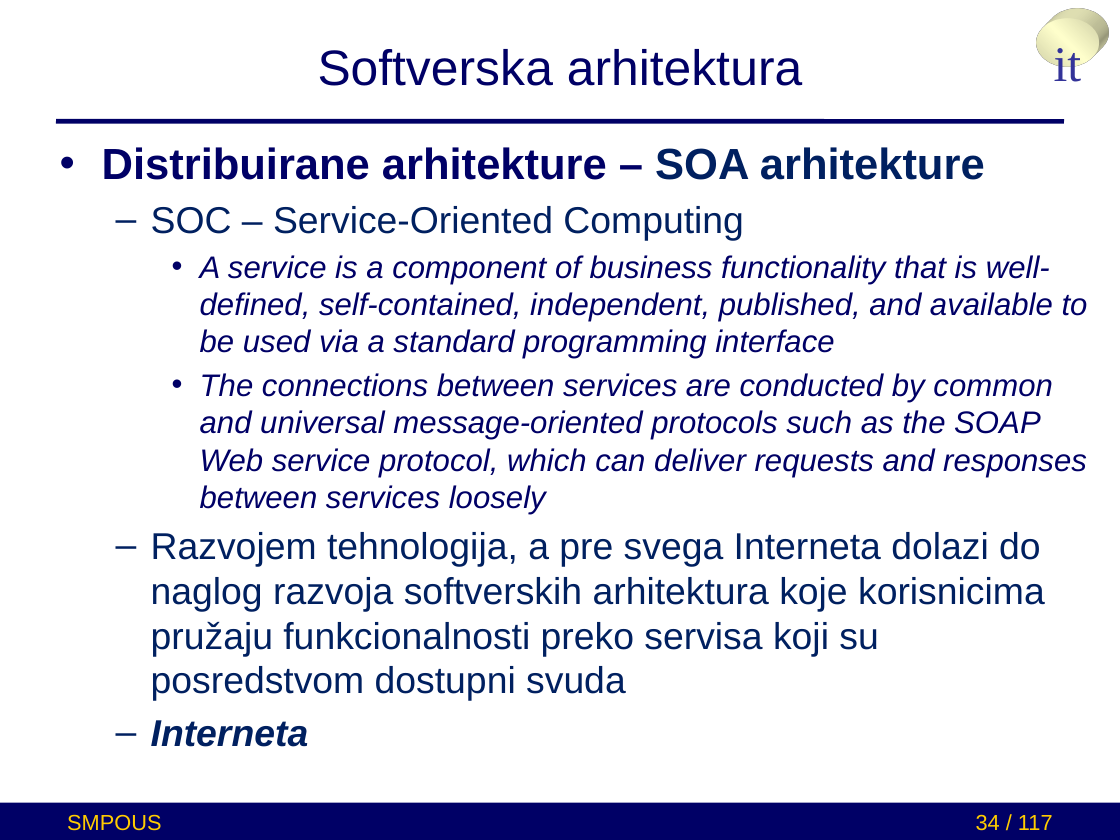
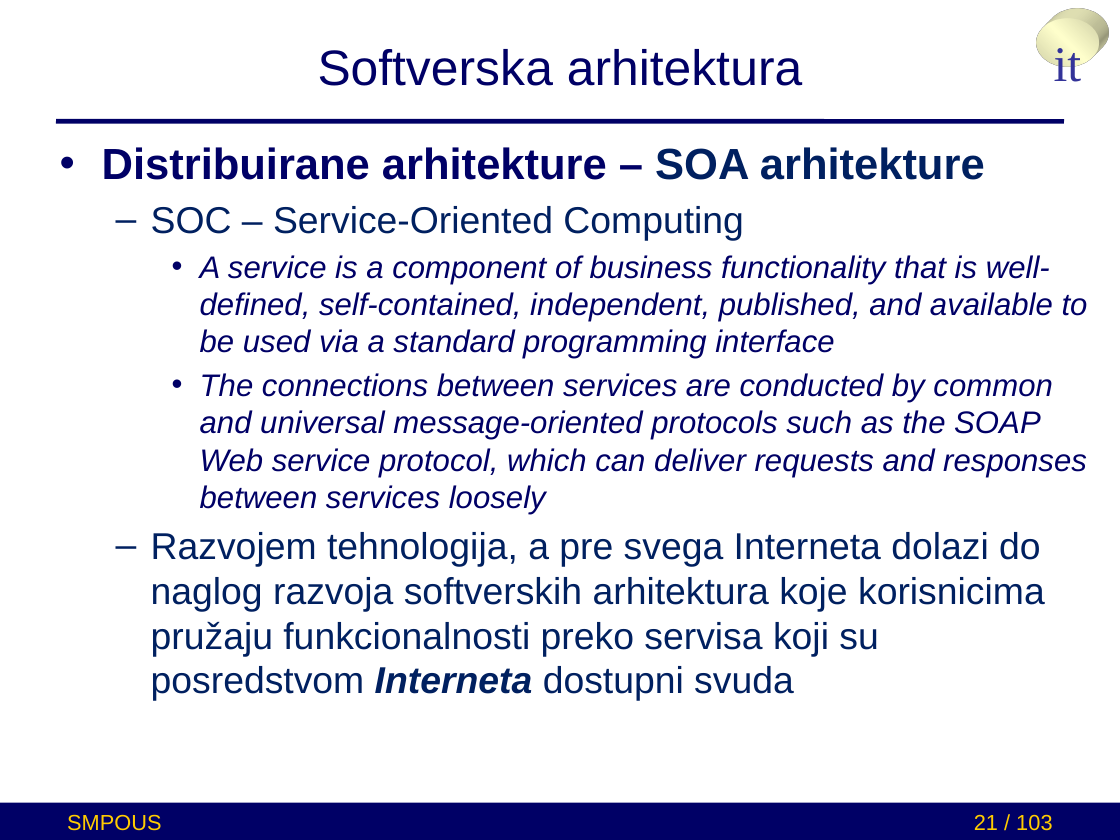
Before and after one commit to brankoterzic/SMPUOS-example-project, a slide deck: slide 21 of presentation_ppx/microservices.pptx (slide 34 before the commit). Drawn at 1120x840 pixels with LibreOffice and Linux fonts; fonts in the diff are those of the drawing. Boxes give left, top, right and bottom in pixels: in the first picture for what was removed or moved away, otherwise in the second. Text is boxed around its words. In the diff, an @@ line names an element or a change of style, - is before the commit and + after.

```diff
--- a/presentation_ppx/microservices.pptx
+++ b/presentation_ppx/microservices.pptx
@@ text at [151, 532, 1045, 701]: text changed @@
-  – Razvojem tehnologija, a pre svega Interneta dolazi do naglog razvoja softverskih arhitektura koje korisnicima pružaju funkcionalnosti preko servisa koji su posredstvom dostupni svuda
-  – Interneta
+  – Razvojem tehnologija, a pre svega Interneta dolazi do naglog razvoja softverskih arhitektura koje korisnicima pružaju funkcionalnosti preko servisa koji su posredstvom Interneta dostupni svuda
@@ page number at [974, 814, 1052, 831]: text changed @@
-34 / 117
+21 / 103
```
Also in this commit, not shown: 5 other slides changed, 14 slides removed.
